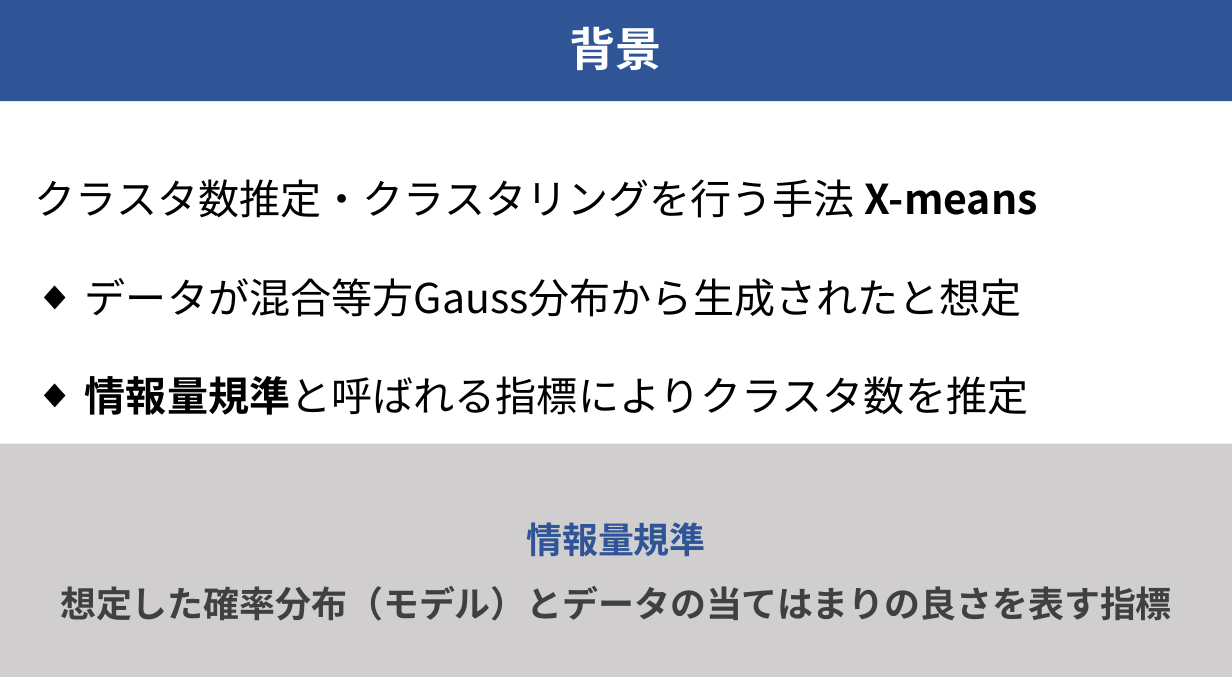
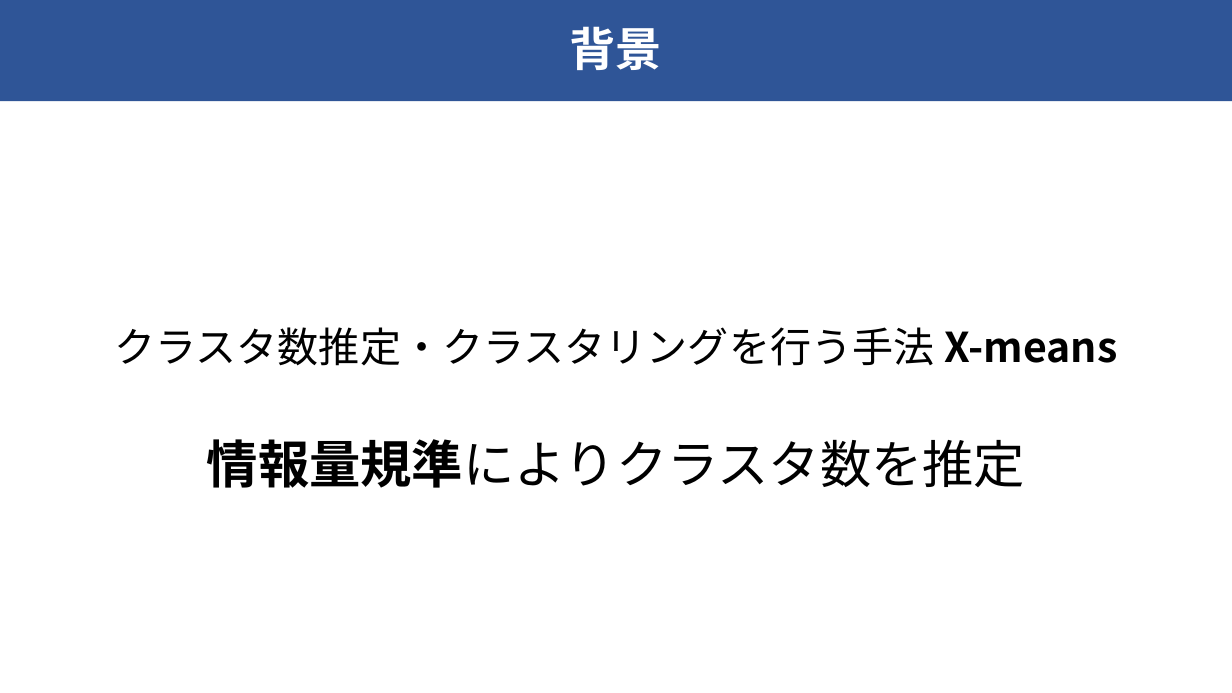
Before and after one commit to raryosu/graduation-research, a slide deck: slide 3 of docs/final-presen/final_hagihara.pptx. Drawn at 1232x693 pixels with LibreOffice and Linux fonts; fonts in the diff are those of the drawing. Boxes give left, top, right and bottom in pixels: in the first picture for what was removed or moved away, otherwise in the second. Text is boxed around its words. In the diff, an @@ line names an element or a change of style, - is before the commit and + after.

```diff
--- a/docs/final-presen/final_hagihara.pptx
+++ b/docs/final-presen/final_hagihara.pptx
@@ text "クラスタ数推定・クラスタリングを行う手法 X-means": place and size @@
-text "クラスタ数推定・クラスタリングを行う手法 X-means" at (35,179,1038,415)
+text "クラスタ数推定・クラスタリングを行う手法 X-means" at (114,327,1117,488)
@@ text at (114,327,1117,366): alignment left to centre @@
@@ rectangle removed at (0,444,1232,677) @@
-情報量規準
-想定した確率分布（モデル）とデータの当てはまりの良さを表す指標
@@ text at (207,439,1025,488): text changed; size 32 to 40 pt @@
-◆ データが混合等方Gauss分布から生成されたと想定
-◆ 情報量規準と呼ばれる指標によりクラスタ数を推定
+情報量規準によりクラスタ数を推定
```
Also in this commit, not shown: 1 other slide changed, 1 slide removed.
